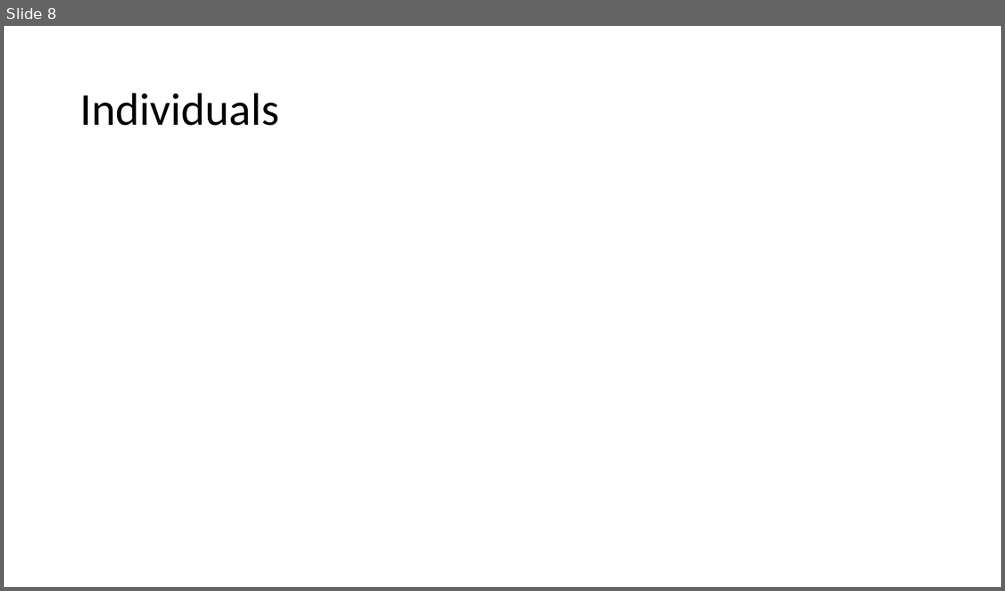
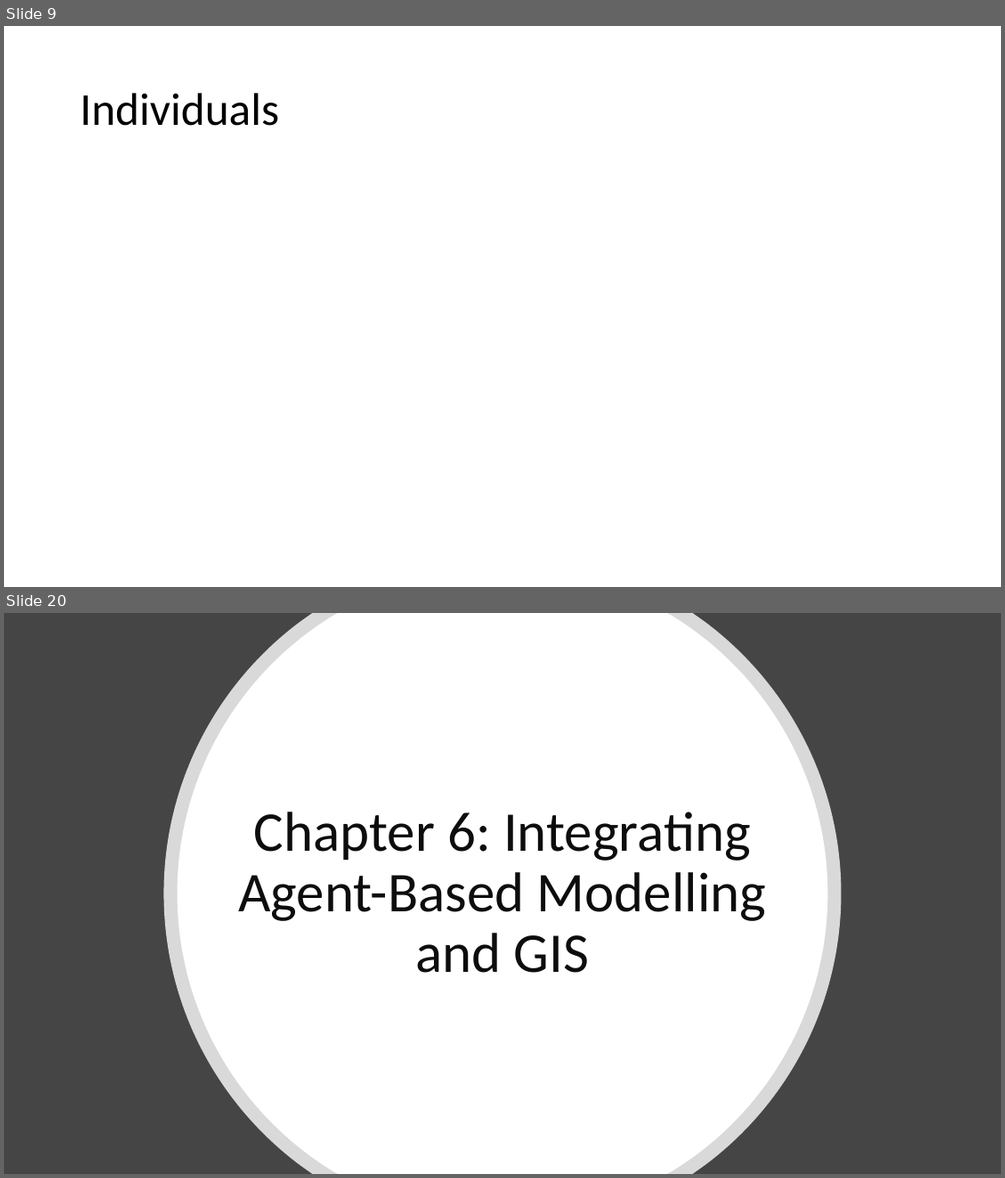
Before and after one commit to abmgis/abmgis, a slide deck: Chapter01-ABMGIS/Chapter1.pptx. Shown one above the other, each under a label of ours: slide 8 before the commit, slides 9 and 20 after it; the slides between them are not shown. The pictures are 1005x591 and 1005x1178 pixels, drawn with LibreOffice and Linux fonts; fonts in the diff are those of the drawing. Boxes give left, top, right and bottom in pixels: in the first picture for what was removed or moved away, otherwise in the second. Text is boxed around its words. In the diff, an @@ line names an element or a change of style, - is before the commit and + after.

Commit message:
updated chapter 1 ppt

```diff
--- a/Chapter01-ABMGIS/Chapter1.pptx
+++ b/Chapter01-ABMGIS/Chapter1.pptx
@@ slide 20 added at box(4, 613, 1001, 1174), background #454545 @@
@@ freeform shape added at box(164, 613, 841, 1174), fill #FFFFFF at 80% opacity @@
@@ freeform shape added at box(178, 613, 828, 1174), fill #FFFFFF @@
@@ title added at box(238, 811, 766, 973), 54 pt, text #0D0D0D @@
+Chapter 6: Integrating Agent-Based Modelling and GIS
@@ what was slide 8 is now slide 9 @@
```
Also in this commit, not shown: 9 slides changed, 17 other slides added, 7 slides removed, 1 other file.
